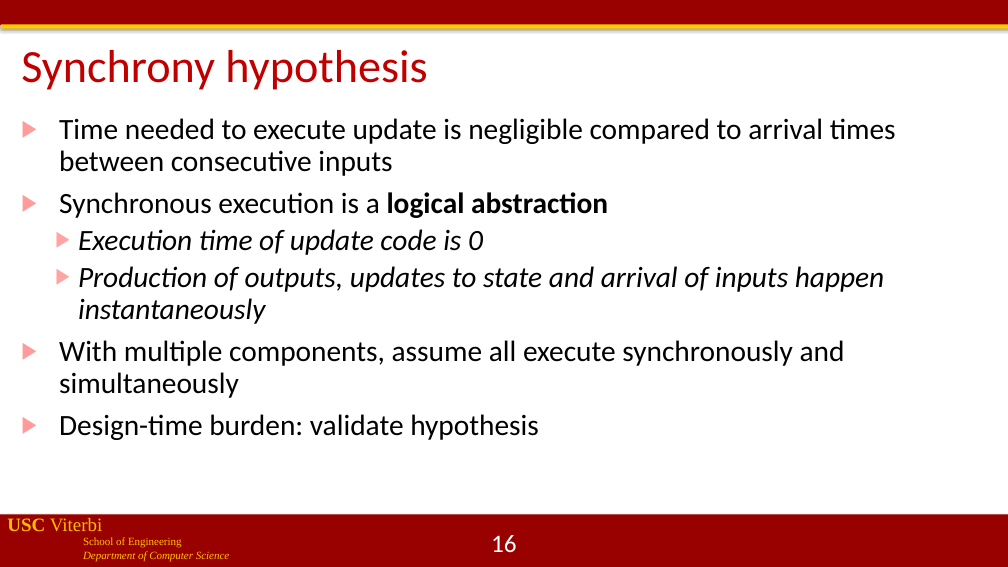
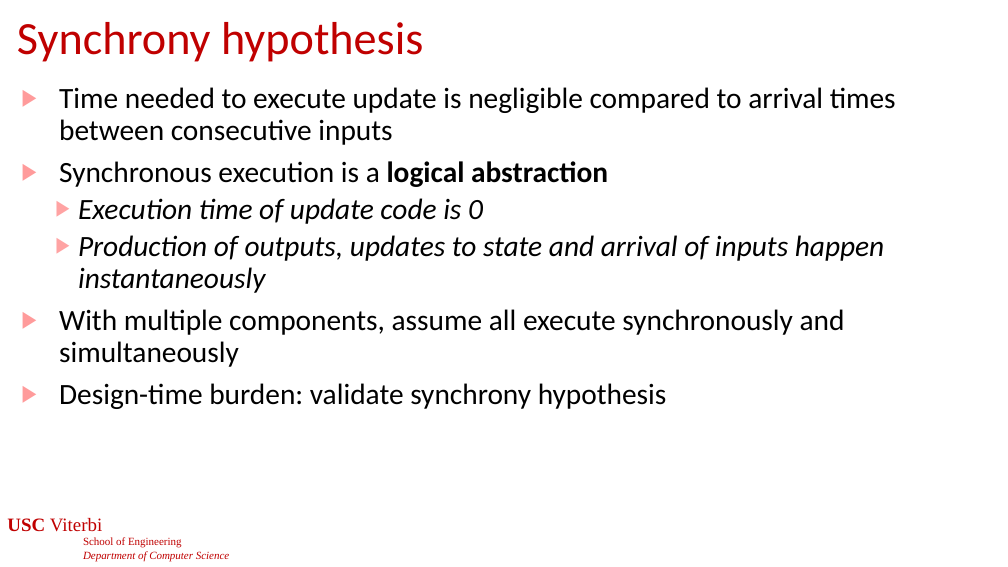
Before and after one commit to jdeshmukh/jdeshmukh.github.io, a slide deck: slide 16 of teaching/cs513slides/lecture1-Models.pptx. Drawn at 1008x567 pixels with LibreOffice and Linux fonts; fonts in the diff are those of the drawing; background and template pictures are left out. Boxes give left, top, right and bottom in pixels: in the first picture for what was removed or moved away, otherwise in the second. Text is boxed around its words. In the diff, an @@ line names an element or a change of style, - is before the commit and + after.

```diff
--- a/teaching/cs513slides/lecture1-Models.pptx
+++ b/teaching/cs513slides/lecture1-Models.pptx
@@ rectangle removed at bbox=[0, 0, 1008, 25] @@
@@ rectangle removed at bbox=[1, 24, 1008, 29] @@
@@ title "Synchrony hypothesis": place and size @@
-title "Synchrony hypothesis" at bbox=[21, 50, 427, 90]
+title "Synchrony hypothesis" at bbox=[17, 22, 423, 62]
@@ text "Time needed to execute update ...": place and size @@
-text "Time needed to execute update ..." at bbox=[59, 118, 896, 440]
+text "Time needed to execute update ..." at bbox=[59, 87, 896, 409]
@@ text at bbox=[59, 383, 667, 409]: text changed @@
-▶ Design-time burden: validate hypothesis
+▶ Design-time burden: validate synchrony hypothesis
@@ text "USC Viterbi" at bbox=[7, 518, 229, 561]: text colour #FFC000 to #C00000 @@
@@ rectangle removed at bbox=[0, 515, 1008, 567] @@
```
Also in this commit, not shown: 53 other slides changed, 1 slide added, 3 other files.
